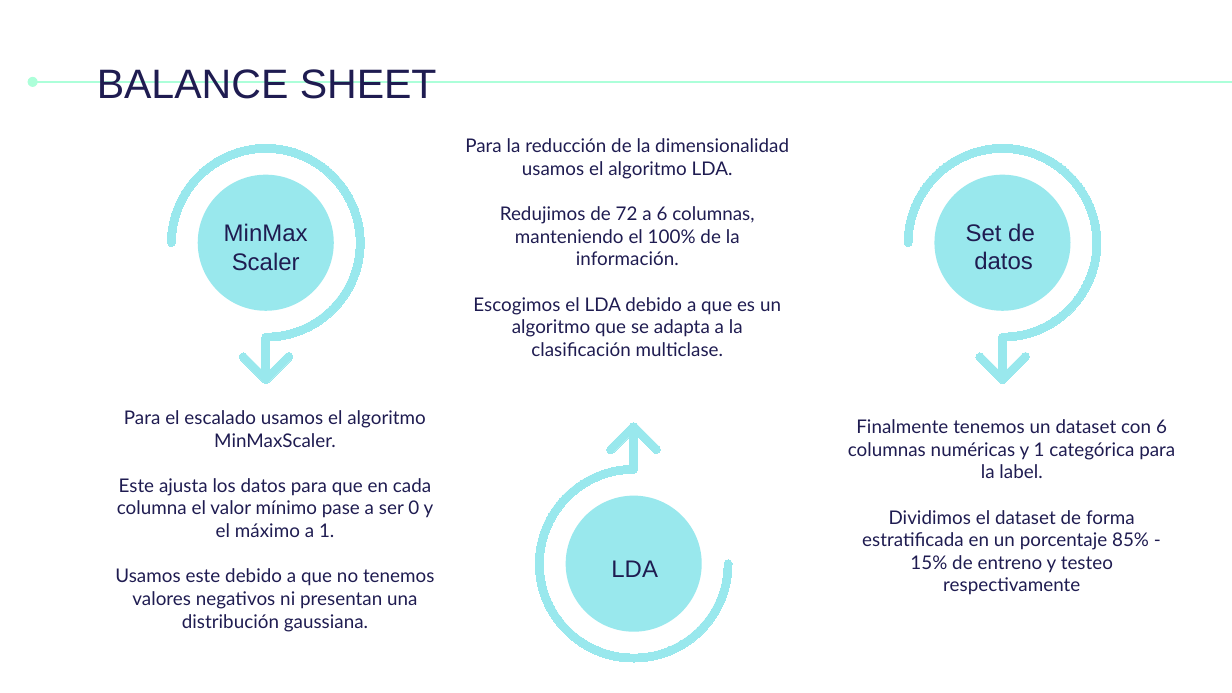
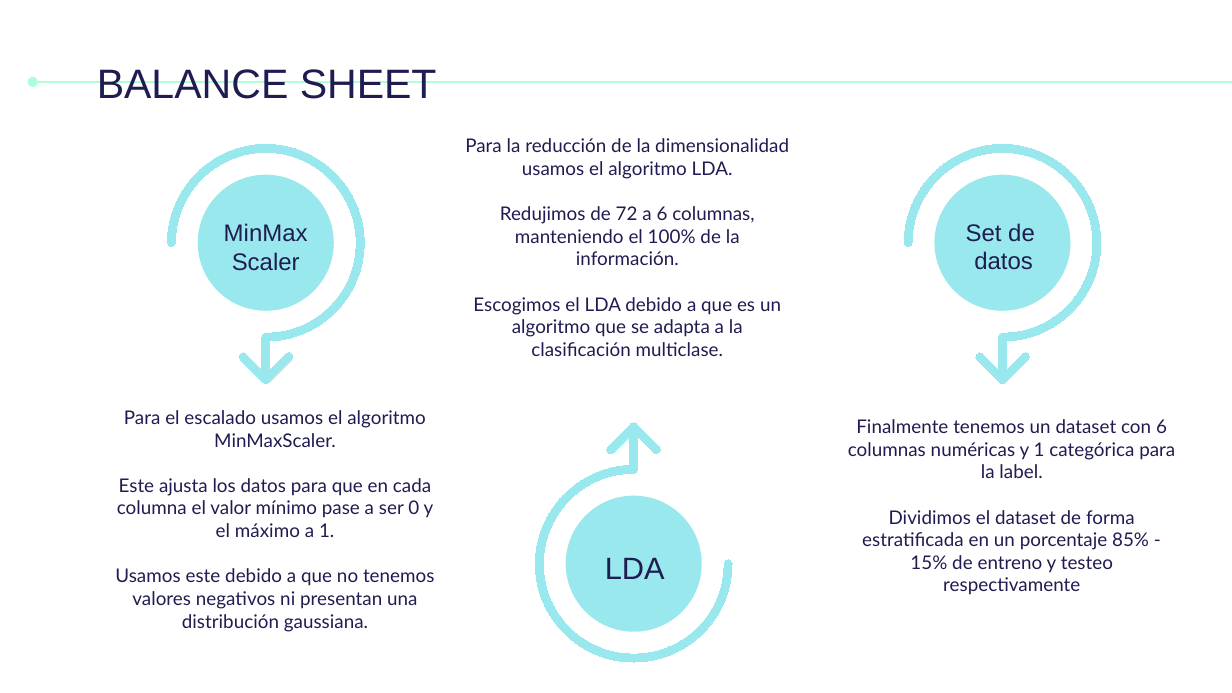
Before and after one commit to AnxoCasal/DDoS-Model-Prediction, a slide deck: slide 9 of Documentación/Presentacion de proyecto.pptx. Drawn at 1232x693 pixels with LibreOffice and Linux fonts; fonts in the diff are those of the drawing. Boxes give left, top, right and bottom in pixels: in the first picture for what was removed or moved away, otherwise in the second. Text is boxed around its words. In the diff, an @@ line names an element or a change of style, - is before the commit and + after.

```diff
--- a/Documentación/Presentacion de proyecto.pptx
+++ b/Documentación/Presentacion de proyecto.pptx
@@ text "LDA" at [605, 558, 665, 579]: size 14 to 18 pt @@
```
Also in this commit, not shown: 2 other slides changed, 2 other files.
